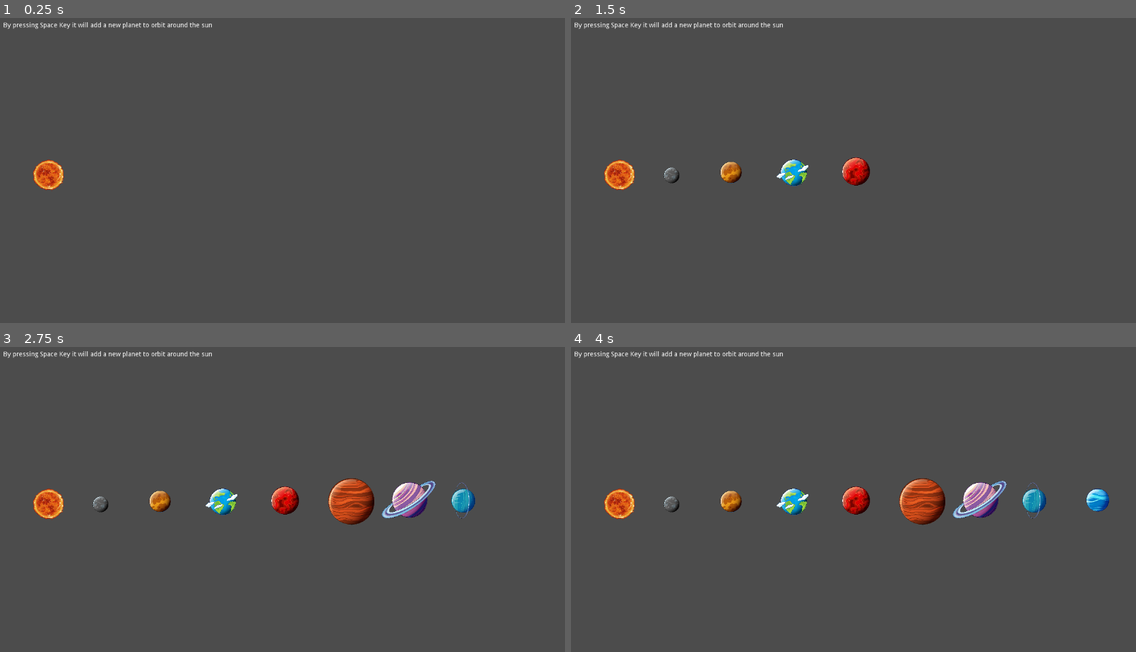
Above: before the commit, frames 1-4 (two rows, left to right).
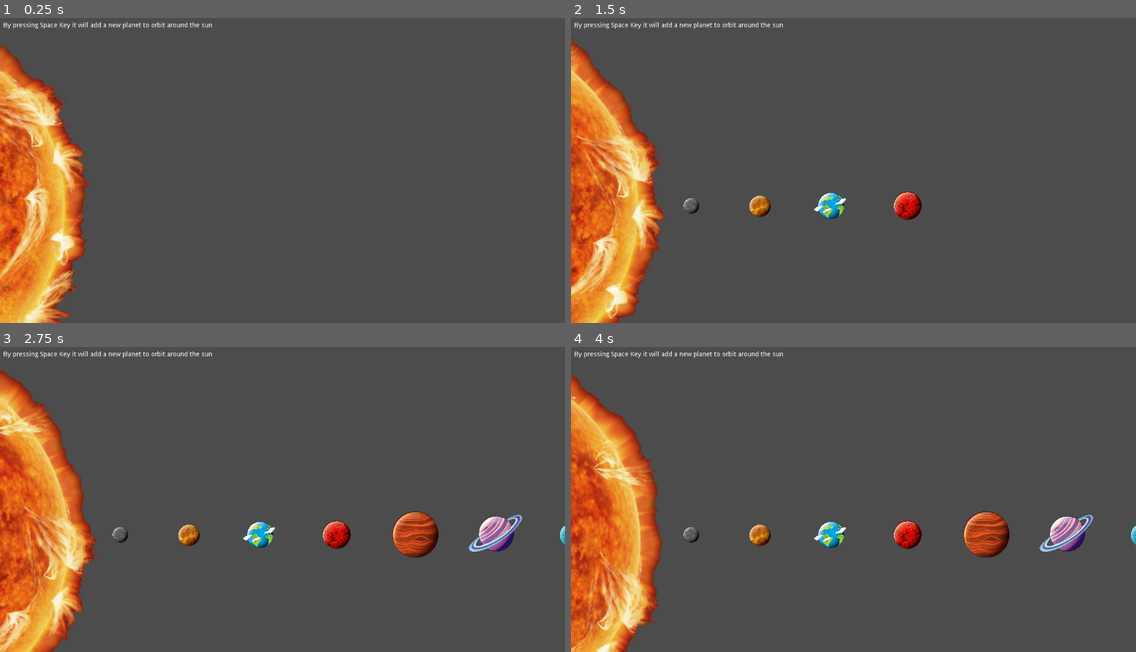
Above: after the commit, the same moments.

Repository: ncdev2015/SolarSystem-Godot
Game: Godot game, scene res://main/main.tscn
Two runs of this game, one before a commit and one after it. Both use one fixed random seed, a clock stepped at 60 frames per second and the inputs below.
Inputs:
- Up to frame 1 (0.25 s): no input
- Up to frame 2 (1.5 s): tap Enter at 0.5 s; tap Space at 0.6, 0.77, 1.07, 1.35 s
- Up to frame 3 (2.75 s): tap Space at 1.52, 1.82, 2.1 s
- Up to frame 4 (4 s): tap Space at 2.85, 3.02, 3.32, 3.6, 3.77 s

The runs differ from the first frame. In frame 1, 11% of the frame differs, in the area x 0-17%, y 8-100%; in frame 2, 13%; in frame 3, 17%; in frame 4, 17%, in the area x 0-100%, y 9-100%.

Commit message:
Updated: sun size and rotation

Diff:
--- a/main/main.gd
+++ b/main/main.gd
@@ -2,6 +2,7 @@
 
 var planets: Array
 var positions: Array
+var planets_to_rotate: Array
 
 var mercury = preload("res://planets/mercury.tscn")
 var venus = preload("res://planets/venus.tscn")
@@ -11,6 +12,8 @@
 var saturn = preload("res://planets/saturn.tscn")
 var neptune = preload("res://planets/neptune.tscn")
 var uranus = preload("res://planets/uranus.tscn")
+
+var sun_rotation_velocity = 0.25
 
 func _ready():
 	planets = [
@@ -25,18 +28,21 @@
 	]
 
 	positions = [
-		$Positions/MercuryPosition,
-		$Positions/VenusPosition,
-		$Positions/EarthPosition,
-		$Positions/MarsPosition,
-		$Positions/JupiterPosition,
-		$Positions/SaturnPosition,
-		$Positions/NeptunePosition,
-		$Positions/UranusPosition
+		$Planets/MercuryPosition,
+		$Planets/VenusPosition,
+		$Planets/EarthPosition,
+		$Planets/MarsPosition,
+		$Planets/JupiterPosition,
+		$Planets/SaturnPosition,
+		$Planets/NeptunePosition,
+		$Planets/UranusPosition
 	]
 
 func _process(delta):
-	pass
+	$Sun.rotate(delta * sun_rotation_velocity)
+	for planet in planets_to_rotate:
+		# Add rotation
+		pass
 
 func _unhandled_input(event):
 	if event is InputEventKey:
@@ -56,3 +62,5 @@
 	instance.position = planet["position"].position
 	instance.scale = Vector2(.1,.1)
 	add_child(instance)
+
+	planets_to_rotate.append(instance)
--- a/main/main.tscn
+++ b/main/main.tscn
@@ -1,15 +1,13 @@
-[gd_scene load_steps=3 format=2]
+[gd_scene load_steps=4 format=2]
 
 [ext_resource path="res://assets/sun.png" type="Texture" id=1]
 [ext_resource path="res://main/main.gd" type="Script" id=2]
 
+[sub_resource type="CircleShape2D" id=1]
+radius = 399.197
+
 [node name="Main" type="Node2D"]
 script = ExtResource( 2 )
-
-[node name="Sun" type="Sprite" parent="."]
-position = Vector2( 103.259, 335.869 )
-scale = Vector2( 0.0798796, 0.0780039 )
-texture = ExtResource( 1 )
 
 [node name="RichTextLabel" type="RichTextLabel" parent="."]
 margin_left = 7.20001
@@ -22,28 +20,38 @@
 "_edit_use_anchors_": false
 }
 
-[node name="Positions" type="Node2D" parent="."]
+[node name="Planets" type="Node2D" parent="."]
 
-[node name="MercuryPosition" type="Position2D" parent="Positions"]
-position = Vector2( 213.626, 335.175 )
+[node name="MercuryPosition" type="Position2D" parent="Planets"]
+position = Vector2( 255.384, 400 )
 
-[node name="VenusPosition" type="Position2D" parent="Positions"]
-position = Vector2( 340.182, 329.69 )
+[node name="VenusPosition" type="Position2D" parent="Planets"]
+position = Vector2( 401.514, 402 )
 
-[node name="EarthPosition" type="Position2D" parent="Positions"]
-position = Vector2( 471.646, 329.528 )
+[node name="EarthPosition" type="Position2D" parent="Planets"]
+position = Vector2( 550.988, 400 )
 
-[node name="MarsPosition" type="Position2D" parent="Positions"]
-position = Vector2( 605.326, 326.988 )
+[node name="MarsPosition" type="Position2D" parent="Planets"]
+position = Vector2( 714.945, 400 )
 
-[node name="JupiterPosition" type="Position2D" parent="Positions"]
-position = Vector2( 745.978, 329.528 )
+[node name="JupiterPosition" type="Position2D" parent="Planets"]
+position = Vector2( 882.02, 400 )
 
-[node name="SaturnPosition" type="Position2D" parent="Positions"]
-position = Vector2( 867.918, 327.947 )
+[node name="SaturnPosition" type="Position2D" parent="Planets"]
+position = Vector2( 1052.03, 400 )
 
-[node name="NeptunePosition" type="Position2D" parent="Positions"]
-position = Vector2( 984.493, 326.833 )
+[node name="NeptunePosition" type="Position2D" parent="Planets"]
+position = Vector2( 1213.94, 400 )
 
-[node name="UranusPosition" type="Position2D" parent="Positions"]
-position = Vector2( 1118.48, 326.521 )
+[node name="UranusPosition" type="Position2D" parent="Planets"]
+position = Vector2( 1391.95, 400 )
+
+[node name="Sun" type="Area2D" parent="."]
+position = Vector2( -248.37, 420 )
+
+[node name="Sprite" type="Sprite" parent="Sun"]
+scale = Vector2( 1.05566, 1.03699 )
+texture = ExtResource( 1 )
+
+[node name="CollisionShape2D" type="CollisionShape2D" parent="Sun"]
+shape = SubResource( 1 )
